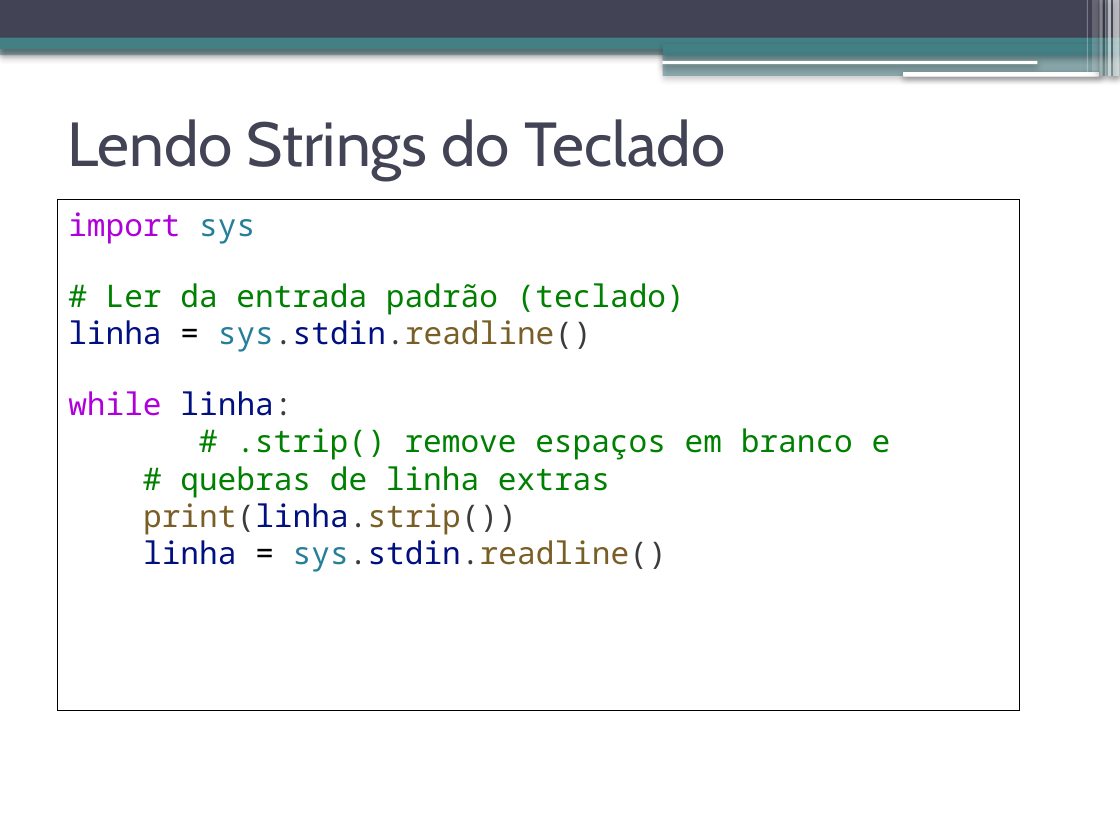
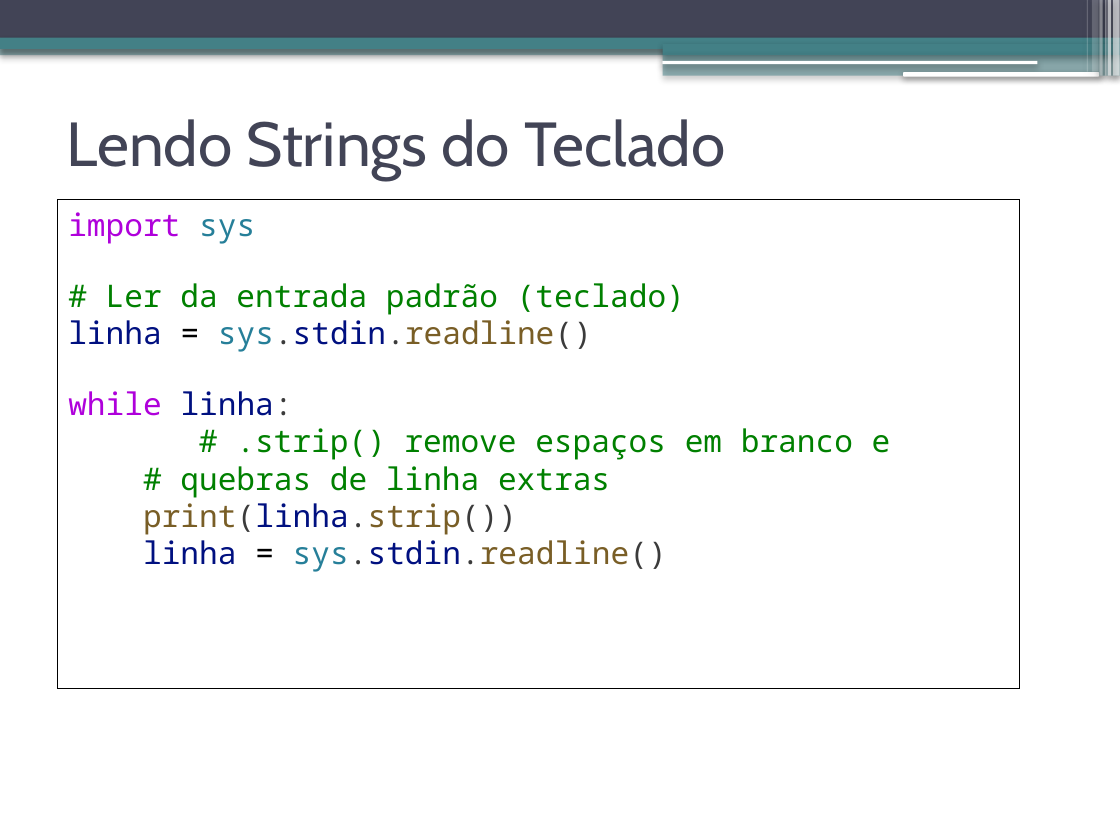
Before and after one commit to jeffersoncarvalho/ufc_2025_2, a slide deck: slide 9 of DES_PER/slides/ds_persist-01-arquivos.pptx. Drawn at 1120x840 pixels with LibreOffice and Linux fonts; fonts in the diff are those of the drawing. Boxes give left, top, right and bottom in pixels: in the first picture for what was removed or moved away, otherwise in the second. Text is boxed around its words. In the diff, an @@ line names an element or a change of style, - is before the commit and + after.

```diff
--- a/DES_PER/slides/ds_persist-01-arquivos.pptx
+++ b/DES_PER/slides/ds_persist-01-arquivos.pptx
@@ rectangle "import sys": place and size @@
-rectangle "import sys" at [57, 199, 1019, 711]
+rectangle "import sys" at [57, 199, 1019, 689]
```
Also in this commit, not shown: 12 other slides changed, 19 other files.
